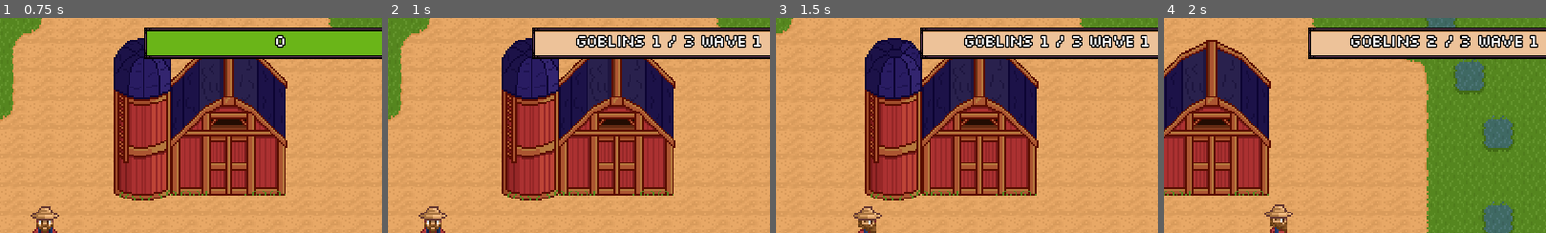
Above: before the commit, frames 1-4 (left to right).
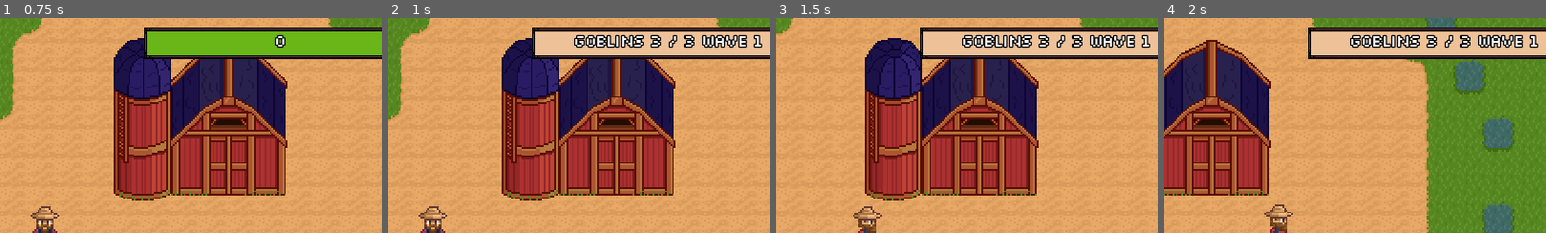
Above: after the commit, the same moments.

Repository: astro-panda/poo-farmer
Game: Godot game, scene res://Scenes/Main.tscn
The game is run twice, just before and just after one commit, with the same random seed, the same clock (stepped at 60 frames per second) and the same inputs.
Inputs (mouse positions are % of the whole screen's width and height, from its top left):
- Up to frame 1 (0.75 s): click "Start" at 0.5 s
- Up to frame 2 (1 s): no input
- Up to frame 3 (1.5 s): tap Enter at 1.25 s; move the mouse to (72, 45) at 1.27 s; hold Right (move_right) from 1.28 s (still down); hold Alt (modifier) from 1.28 s (still down)
- Up to frame 4 (2 s): keep holding Right (move_right); keep holding Alt (modifier); tap Space (ui_select) at 1.52 s; tap 9 (gobodar, bound only after the commit) at 1.55 s
The pictures show only the part of the screen within x 44-94%, y 0-50%; the shares and areas given below are measured in that part.

Frame 1 is identical in both runs. In frame 2, 1.5% of the frame differs, in the area x 48-98%, y 7-15%; in frame 3, 1.5%; in frame 4, less than 0.1%.

Commit message:
Finished the troll and made some other improvements

Diff:
--- a/poofarmer/Scenes/EnemySpawner.tscn
+++ b/poofarmer/Scenes/EnemySpawner.tscn
@@ -1,12 +1,14 @@
-[gd_scene load_steps=4 format=2]
+[gd_scene load_steps=5 format=2]
 
 [ext_resource path="res://Scripts/EnemySpawner.gd" type="Script" id=1]
 [ext_resource path="res://Scenes/Goblin.tscn" type="PackedScene" id=2]
 [ext_resource path="res://Scripts/GoblinsGeneration.gd" type="Script" id=3]
+[ext_resource path="res://Scenes/Troll.tscn" type="PackedScene" id=4]
 
 [node name="EnemySpawner" type="Node" groups=["spawner_enemy"]]
 script = ExtResource( 1 )
-enemy_scene = ExtResource( 2 )
+goblin_enemy_scene = ExtResource( 2 )
+troll_enemy_scene = ExtResource( 4 )
 
 [node name="SpawnTimer" type="Timer" parent="."]
 
--- a/poofarmer/Scenes/Goblin.tscn
+++ b/poofarmer/Scenes/Goblin.tscn
@@ -112,7 +112,7 @@
 scale = Vector2( 1.5, 1.5 )
 frames = SubResource( 17 )
 animation = "down"
-frame = 1
+frame = 3
 playing = true
 
 [node name="CollisionShape2D" type="CollisionShape2D" parent="."]
--- a/poofarmer/Scenes/Main.tscn
+++ b/poofarmer/Scenes/Main.tscn
@@ -11,7 +11,6 @@
 [ext_resource path="res://Scenes/UI/ModalWindow.tscn" type="PackedScene" id=9]
 [ext_resource path="res://Scripts/MusicAutomaton.gd" type="Script" id=10]
 [ext_resource path="res://Scenes/PooPellets.tscn" type="PackedScene" id=11]
-[ext_resource path="res://Scenes/Troll.tscn" type="PackedScene" id=12]
 [ext_resource path="res://Scenes/Store.tscn" type="PackedScene" id=13]
 [ext_resource path="res://Scenes/Silo.tscn" type="PackedScene" id=14]
 [ext_resource path="res://Scenes/Animal/PooSpawner.tscn" type="PackedScene" id=15]
@@ -214,9 +213,6 @@
 margin_right = 672.0
 margin_bottom = 384.0
 
-[node name="Troll" parent="." instance=ExtResource( 12 )]
-position = Vector2( 1064, 1024 )
-
 [connection signal="store_opened" from="GnomePath/PathFollow2D/Gnome" to="Store" method="_on_Gnome_store_opened"]
 [connection signal="firePoo" from="Player" to="PooPelletsManager" method="_on_Player_firePoo"]
 [connection signal="update_global_poo_label" from="Player" to="HUD" method="_on_Player_update_global_poo_label"]
--- a/poofarmer/Scenes/Player.tscn
+++ b/poofarmer/Scenes/Player.tscn
@@ -204,7 +204,7 @@
 frames = SubResource( 24 )
 
 [node name="ArrowHandle" type="Node2D" parent="PlayerSprite/GoboSpeechBubble"]
-position = Vector2( -2.17867, 0.814667 )
+position = Vector2( 2.66667, -7.39098e-06 )
 
 [node name="Arrow" type="AnimatedSprite" parent="PlayerSprite/GoboSpeechBubble/ArrowHandle"]
 position = Vector2( -24.794, 0 )
--- a/poofarmer/Scenes/Troll.tscn
+++ b/poofarmer/Scenes/Troll.tscn
@@ -109,7 +109,6 @@
 scale = Vector2( 2.5, 2.5 )
 frames = SubResource( 17 )
 animation = "down"
-frame = 3
 playing = true
 
 [node name="CollisionShape2D" type="CollisionShape2D" parent="."]
--- a/poofarmer/Scripts/EnemySpawner.gd
+++ b/poofarmer/Scripts/EnemySpawner.gd
@@ -8,7 +8,8 @@
 	"hud": $HudUpdateTimer
 }
 
-export(PackedScene) var enemy_scene
+export (PackedScene) var goblin_enemy_scene
+export (PackedScene) var troll_enemy_scene
 export var maxEnemies = 20
 export var maxSpawnTime = 40.0
 export var minSpawnTime = 15.0
@@ -18,6 +19,10 @@
 var current_population
 var population_countdown
 var doneSpawning = false
+var num_enemies_spawned = 0
+var num_trolls_spawned = 0
+var num_enemies_killed = 0
+var troll_spawn_numbers = []
 
 # Called when the node enters the scene tree for the first time.
 func _ready():
@@ -37,7 +42,13 @@
 	if goblins.get_child_count() < maxEnemies:
 		var rndSide = rnd.randi_range(0, 3)
 		var rndLoc = rnd.randi_range(72, 3000)
-		var enemy = enemy_scene.instance()
+
+		var enemy = goblin_enemy_scene.instance()
+		if troll_spawn_numbers.has(num_enemies_spawned - 1):
+			print("Spawning troll")
+			enemy = troll_enemy_scene.instance()
+			num_trolls_spawned += 1
+
 		var spawnLoc = Vector2(72, 72)
 		if rndSide == 0:
 			spawnLoc = Vector2(3000, rndLoc)
@@ -52,10 +63,13 @@
 		enemy.fleeingVector = spawnLoc
 		enemy.speed *= 1 + (wave_count - 1) / 10
 		enemy.connect("global_poo_stolen", player, "_on_Goblin_global_poo_stolen")
+		enemy.connect("enemy_killed", goblins, "_on_enemy_killed")
 
 		if population_countdown > 0:
 			population_countdown -= 1
 			goblins.add_child(enemy)
+			num_enemies_spawned += 1
+			print("num enemies spawned: ", num_enemies_spawned)
 		else:
 			doneSpawning = true
 			if goblins.get_child_count() == 0 && Timers.generation.is_stopped():
@@ -67,12 +81,19 @@
 func _on_GenerationTimer_timeout():
 	if wave_count == 1:
 		current_population = 14
-	current_population = floor(current_population * rnd.randf_range(1.5, 1.8))
+	current_population = int(floor(current_population * rnd.randf_range(1.5, 1.8)))
 	population_countdown = current_population
 	wave_count += 1
 	if wave_count % 3 == 0:
 		Timers.spawn.wait_time *= 0.5
 	doneSpawning = false
+	num_enemies_spawned = 0
+	num_trolls_spawned = 0
+	troll_spawn_numbers.clear()
+	if current_population > 20:
+		for i in range(int(floor(current_population / 20))):
+			troll_spawn_numbers.append(rnd.randi_range(1, 20) + (i * 20))
+	print("new troll numbers: ", str(troll_spawn_numbers))
 	Timers.spawn.start()
 
 func _on_HudUpdateTimer_timeout():
--- a/poofarmer/Scripts/Goblin.gd
+++ b/poofarmer/Scripts/Goblin.gd
@@ -2,6 +2,7 @@
 class_name Goblin
 
 signal global_poo_stolen(stealAmount)
+signal enemy_killed
 
 # Declare member variables here. Examples:
 export var speed = 4000
@@ -123,3 +124,4 @@
 	health -= damage
 	if health <= 0:
 		queue_free()
+		emit_signal("enemy_killed")
--- a/poofarmer/Scripts/GoblinsGeneration.gd
+++ b/poofarmer/Scripts/GoblinsGeneration.gd
@@ -1,6 +1,7 @@
 extends Node
 
 onready var hud = get_tree().get_nodes_in_group("hud")[0]
+var num_enemies_killed = 0
 
 func _ready():
 	pass # Replace with function body.
@@ -9,5 +10,11 @@
 func update_goblin_hud(total, wave, waitTime, waveCountdown):
 	if waveCountdown:
 		hud.update_global_goblin_label("Goblins Assembling", waveCountdown, waitTime, wave)
+		num_enemies_killed = 0
 	else:
-		hud.update_global_goblin_label("Goblins " + str(self.get_child_count()) + " / " + str(total) + " Wave " + str(wave), false, 0, 0)
+		hud.update_global_goblin_label("Goblins " + str(total - num_enemies_killed) + " / " + str(total) + " Wave " + str(wave), false, 0, 0)
+
+
+func _on_enemy_killed():
+	num_enemies_killed += 1
+	print("number enemies killed: ", num_enemies_killed)
--- a/poofarmer/Scripts/Player.gd
+++ b/poofarmer/Scripts/Player.gd
@@ -50,6 +50,7 @@
 
 onready var goboSpeech = $PlayerSprite/GoboSpeechBubble
 onready var goboArrowHandle = $PlayerSprite/GoboSpeechBubble/ArrowHandle
+var gobodarOverride = false
 
 var subItems = [silo_subItem]
 
@@ -92,6 +93,8 @@
 			equippedFireMode = FireMode.values.RocketLauncher
 		if Input.is_action_pressed("railgun"):
 			equippedFireMode = FireMode.values.Railgun
+		if Input.is_action_pressed("gobodar"):
+			gobodarOverride = !gobodarOverride
 
 	if velocity.x > 0:
 		$PlayerSprite.animation = "right"
@@ -113,7 +116,7 @@
 
 	var goboCount = goboSpawner.goblins.get_child_count()
 	var threshold = ceil(goboSpawner.current_population / 10.0)
-	if (goboCount > 0) && (goboCount <= threshold) && goboSpawner.doneSpawning:
+	if (goboCount > 0) && (goboSpawner.doneSpawning && goboCount <= threshold || gobodarOverride):
 		goboSpeech.visible = true
 		var closestGoblin = goboSpawner.goblins.get_children()[0]
 		var distToClosestGoblin = global_position.distance_to(closestGoblin.global_position)
@@ -122,7 +125,7 @@
 			if distToGoblin < distToClosestGoblin:
 				closestGoblin = goblin
 				distToClosestGoblin = distToGoblin
-		var angle = self.global_position.angle_to_point(closestGoblin.global_position)
+		var angle = goboArrowHandle.global_position.angle_to_point(closestGoblin.global_position)
 		goboArrowHandle.rotation = angle
 	else:
 		goboSpeech.visible = false
@@ -186,7 +189,7 @@
 		speech.visible = true
 	if (is_instance_valid(target)):
 		#rotate arrow handle towards target
-		var angle = self.global_position.angle_to_point(target.global_position)
+		var angle = arrow_handle.global_position.angle_to_point(target.global_position)
 		arrow_handle.rotation = angle
 
 func game_over():
--- a/poofarmer/Scripts/Troll.gd
+++ b/poofarmer/Scripts/Troll.gd
@@ -1,13 +1,14 @@
 extends KinematicBody2D
 
 signal global_poo_stolen(stealAmount)
+signal enemy_killed
 
 # Declare member variables here. Examples:
 export var speed = 2000
 export var fleeSpeedMultiplier = 1
 onready var silo = get_tree().get_nodes_in_group("silo")[0]
 onready var audio_ctrl = $MobAudioController
-var health = 16
+var health = 32
 var stealAmount = 5
 var siloStealAmount = 10
 var isFleeing = false
@@ -62,3 +63,4 @@
 	health -= damage
 	if health <= 0:
 		queue_free()
+		emit_signal("enemy_killed")
--- a/poofarmer/project.godot
+++ b/poofarmer/project.godot
@@ -179,6 +179,11 @@
 "events": [ Object(InputEventKey,"resource_local_to_scene":false,"resource_name":"","device":0,"alt":false,"shift":false,"control":false,"meta":false,"command":false,"pressed":false,"scancode":54,"physical_scancode":0,"unicode":0,"echo":false,"script":null)
  ]
 }
+gobodar={
+"deadzone": 0.5,
+"events": [ Object(InputEventKey,"resource_local_to_scene":false,"resource_name":"","device":0,"alt":false,"shift":false,"control":false,"meta":false,"command":false,"pressed":false,"scancode":57,"physical_scancode":0,"unicode":0,"echo":false,"script":null)
+ ]
+}
 
 [mono]
 
Not shown: 1 places in poofarmer/Scenes/Main.tscn that only renumber resources
